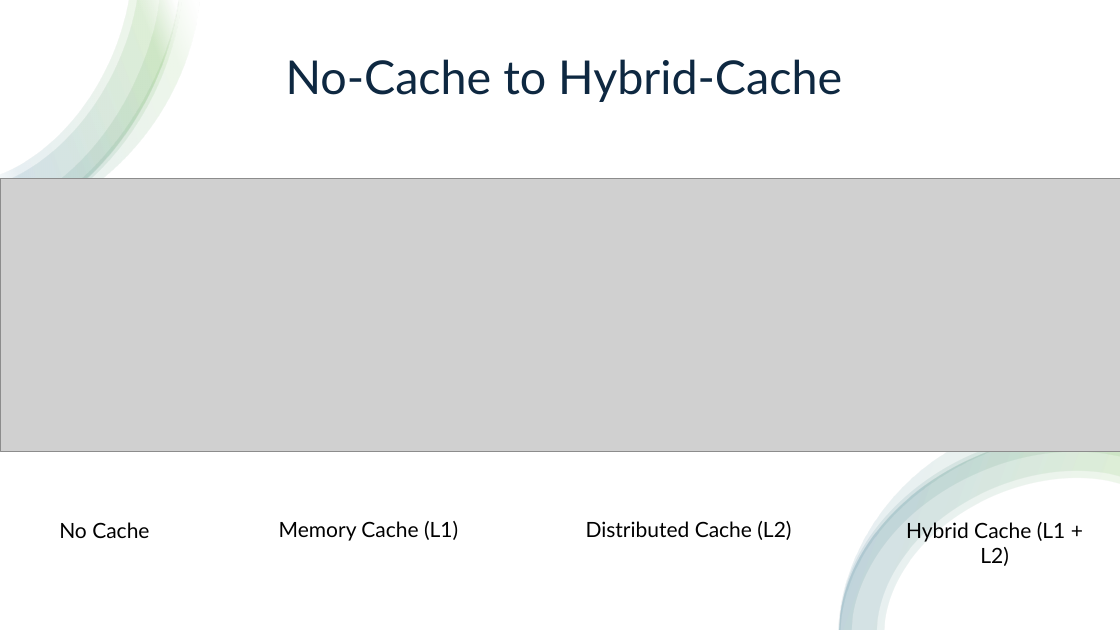
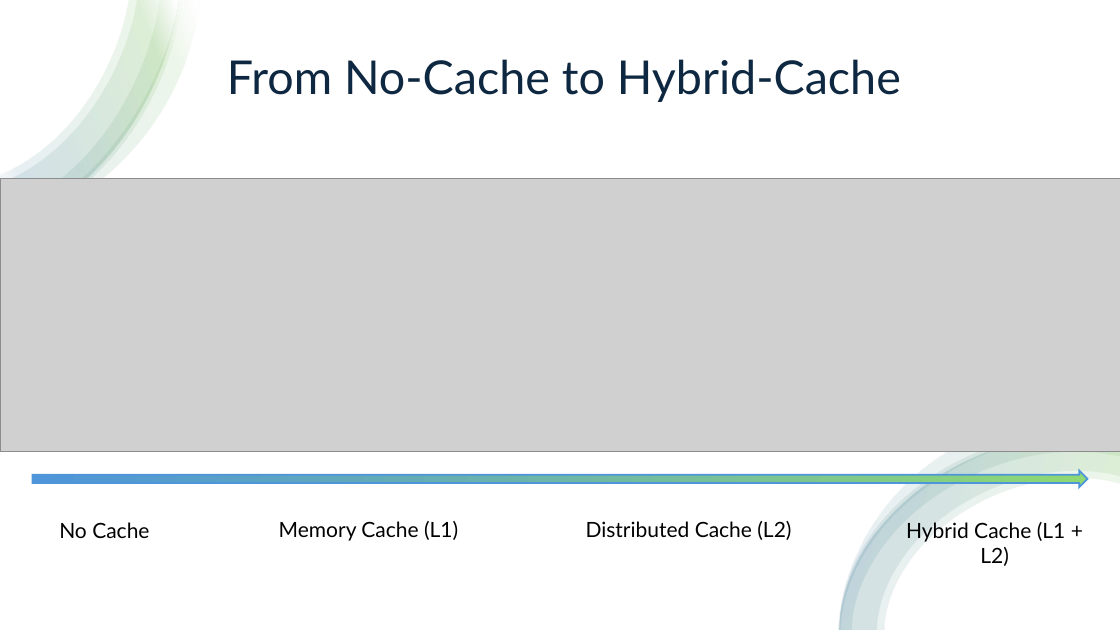
Before and after one commit to jomaxso/Playground, a slide deck: slide 2 of demo/HybridCache/Hybrid Cache.pptx. Drawn at 1120x630 pixels with LibreOffice and Linux fonts; fonts in the diff are those of the drawing; grey boxes stand for pictures. Boxes give left, top, right and bottom in pixels: in the first picture for what was removed or moved away, otherwise in the second. Text is boxed around its words. In the diff, an @@ line names an element or a change of style, - is before the commit and + after.

```diff
--- a/demo/HybridCache/Hybrid Cache.pptx
+++ b/demo/HybridCache/Hybrid Cache.pptx
@@ title at <box>227,59,901,102</box>: text changed @@
-No-Cache to Hybrid-Cache
+From No-Cache to Hybrid-Cache
@@ right arrow added at <box>33,471,1088,486</box>, fill gradient #4E95D9 to #8ED973, outline #8ED973 1.5 pt @@
```
Also in this commit, not shown: 1 other slide changed, 14 other files.
